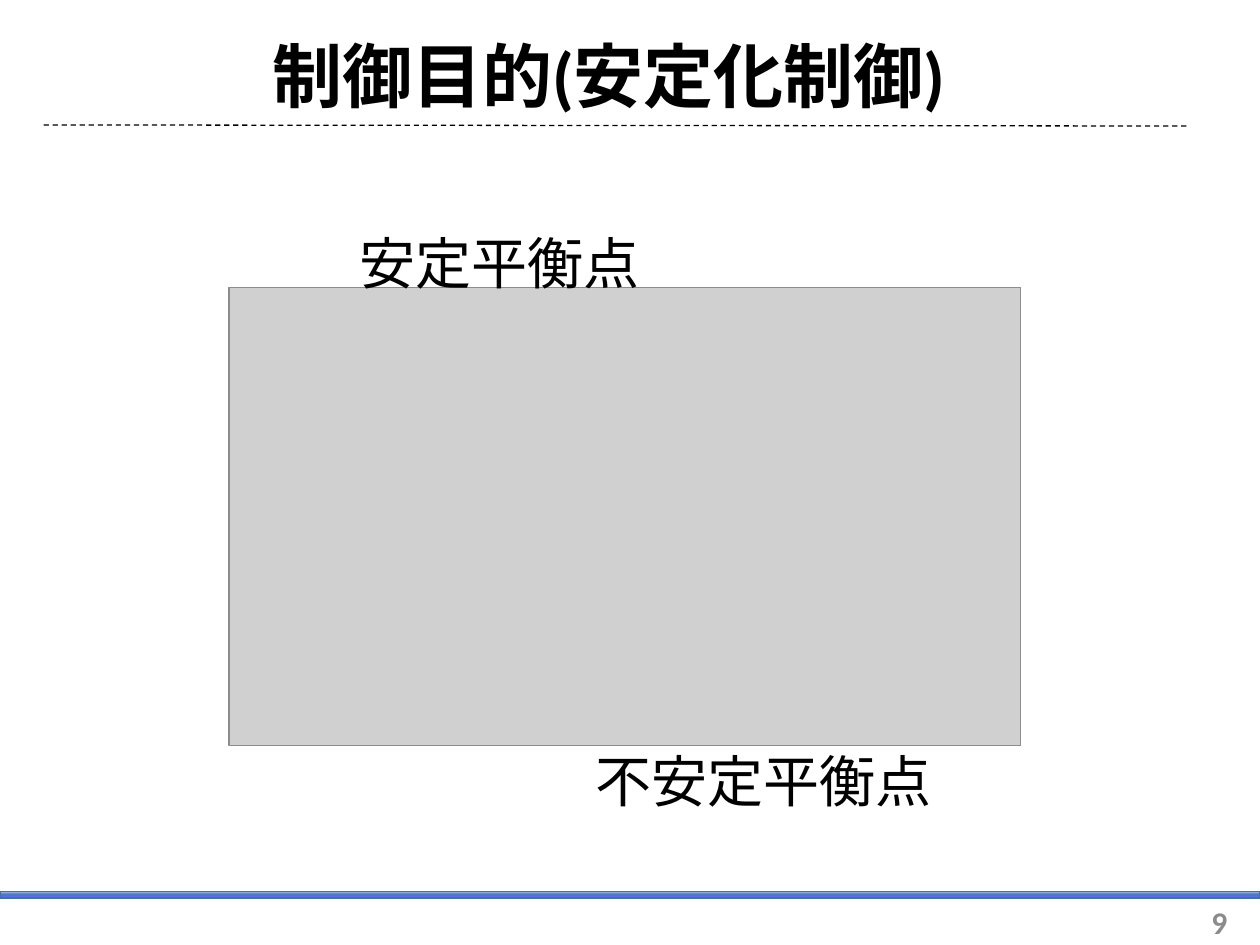
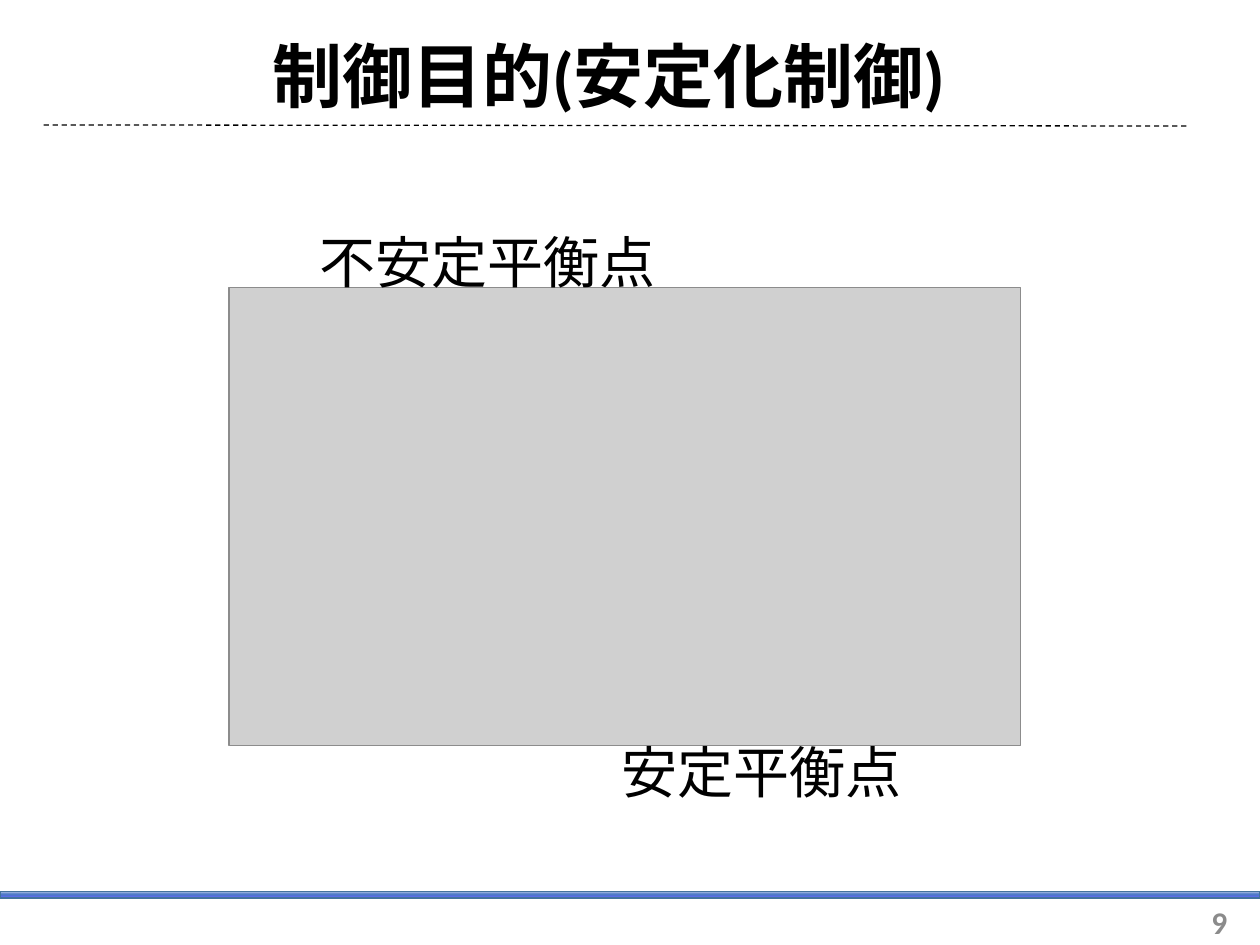
Before and after one commit to arabian9ts/Pendulum, a slide deck: slide 9 of presentation/pendulum_theory.pptx. Drawn at 1260x945 pixels with LibreOffice and Linux fonts; fonts in the diff are those of the drawing; grey boxes stand for pictures. Boxes give left, top, right and bottom in pixels: in the first picture for what was removed or moved away, otherwise in the second. Text is boxed around its words. In the diff, an @@ line names an element or a change of style, - is before the commit and + after.

```diff
--- a/presentation/pendulum_theory.pptx
+++ b/presentation/pendulum_theory.pptx
@@ text at box(319, 236, 655, 297): text changed @@
-安定平衡点
+不安定平衡点
@@ text at box(621, 736, 901, 798): text changed @@
-不安定平衡点
+安定平衡点
```
Also in this commit, not shown: 3 other slides changed, 1 slide added, 1 slide removed.
